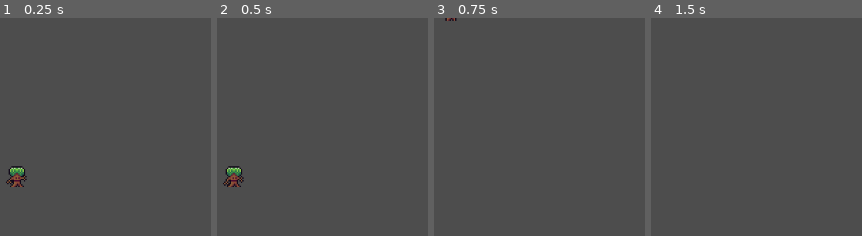
Above: before the commit, frames 1-4 (left to right).
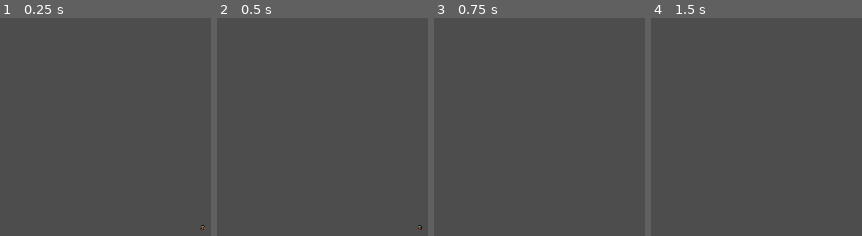
Above: after the commit, the same moments.

Repository: lewis785/ludum-dare-53
Game: Godot game, scene res://scenes/main.tscn
Two runs of this game, one before a commit and one after it. Both use one fixed random seed, a clock stepped at 60 frames per second and the inputs below.
Inputs:
- Up to frame 1 (0.25 s): no input
- Up to frame 2 (0.5 s): no input
- Up to frame 3 (0.75 s): tap Enter at 0.5 s; hold Right (ui_right) from 0.53 s (still down); hold S (camera_down) from 0.53 s (still down)
- Up to frame 4 (1.5 s): tap Space at 1.25 s; release Right (ui_right) at 1.28 s; release S (camera_down) at 1.28 s; hold Left (ui_left) from 1.28 s (still down); tap A (camera_left) at 1.35 s

The runs differ from the first frame. In frame 1, 0.7% of the frame differs, in the area x 2-98%, y 67-98%; in frame 2, 0.7%; in frame 3, less than 0.1%; in frame 4, nothing differs.

Commit message:
Added Town Spawning - (Scale of spawning is currently off) - Removed leftover print statement from terrain_gen

Diff:
--- a/scenes/Camera/Camera.tscn
+++ b/scenes/Camera/Camera.tscn
@@ -5,4 +5,7 @@
 [node name="Camera" type="Node2D"]
 
 [node name="Camera2D" type="Camera2D" parent="."]
+position = Vector2(-4, 0)
+zoom = Vector2(0.224, 0.224)
 script = ExtResource("1_67m5s")
+camera_speed = 200
--- a/scenes/map/map_initialise.gd
+++ b/scenes/map/map_initialise.gd
@@ -11,10 +11,5 @@
 
 # Called when the node enters the scene tree for the first time.
 func _ready():
-	var terrain_gen = TG.new(tilemap, width, height, noise_gate)
-	#var map_populate = MP.new(width, height, map_sectors)
-
-
-# Called every frame. 'delta' is the elapsed time since the previous frame.
-func _process(delta):
-	pass
+	TG.new(tilemap, width, height, noise_gate)
+	MP.new(tilemap, get_tree(), width, height, map_sectors)
--- a/scenes/map/map_populate.gd
+++ b/scenes/map/map_populate.gd
@@ -1,21 +1,39 @@
-extends Node
-
-@export var map_sectors = 9;
-@export var width = 1200;
-@export var height = 1200;
+var width = 900;
+var height = 900;
+var map_sectors;
 
 var sector_width = width / 3
 var sector_height = height / 3
 var town_turret_range = sector_width/10
+
+var tilemap
+var tree
+var structure: PackedScene = preload("res://scenes/structure/structure.tscn")
 
 # Centre sector is spawn
 # Each Sector has a town
 # Each town has 1-3 turrets close but not adjacent
 # Maybe different types of turrets?
 
+
+
+func _init(local_tilemap, local_tree, local_width, local_height, local_map_sectors=9):
+	tilemap = local_tilemap
+	tree = local_tree
+
+	width = local_width
+	height = local_height
+	map_sectors = local_map_sectors
+
+	populate_map()
+
 func populate_map():
+	#print("TileMap Pos X:", tilemap.position.x, " Y:", tilemap.position.y)
+	#spawn_structure(5, 5)
 	for sector_num in map_sectors:
 		fill_sector(sector_num)
+
+	#spawn_structure(2, 2)
 
 func fill_sector(sector_number):
 	var x = (sector_number % 3) * sector_width
@@ -23,20 +41,21 @@
 
 	var town_x = randi_range(x + town_turret_range, (x+sector_width) - town_turret_range)
 	var town_y = randi_range(y + town_turret_range, (y+sector_height) - town_turret_range)
-	print("Spawn Town")
+	spawn_structure(town_x, town_y)
 
 	for n in randi_range(1,3):
 		#Spawn turret within range of town
-		print("Spawn turret")
+		#print("Spawn turret")
+		pass
 
-
+func fill_spawn_sector():
 	pass
 
-# Called when the node enters the scene tree for the first time.
-func _ready():
-	pass # Replace with function body.
-
-
-# Called every frame. 'delta' is the elapsed time since the previous frame.
-func _process(delta):
-	pass
+func spawn_structure(x,y):
+	if structure:
+		var local_position =  tilemap.map_to_local(Vector2i(x,y)) /3
+		var instanced_structure = structure.instantiate()
+		tree.current_scene.add_child.call_deferred(instanced_structure)
+		instanced_structure.global_position = tilemap.to_global(local_position)
+		print("Town Grid Coord at X:", x, "  Y:", y)
+		print("Spawned Town at X:", instanced_structure.global_position.x, "  Y:", instanced_structure.global_position.y)
--- a/scenes/map/terrain_gen.gd
+++ b/scenes/map/terrain_gen.gd
@@ -1,11 +1,10 @@
-extends Node
-
 var tilemap
 var width
 var height
 var noise_gate
 
 var noise_map = []
+
 func _init(local_tilemap, local_width, local_height, local_noise_gate):
 	tilemap = local_tilemap
 	width = local_width
@@ -40,7 +39,7 @@
 func fill_map():
 	var terrain_count = tilemap.tile_set.get_terrain_sets_count()
 	for x in width:
-		print("X:", x)
+		#print("X:", x)
 		for y in height:
 			#print("Y:", y)
 			var list_of_tiles = [Vector2i(x-1,y-1),Vector2i(x,y-1),Vector2i(x+1,y-1)
@@ -57,14 +56,6 @@
 				tilemap.set_cell(0, Vector2i(x,y),0, Vector2i(7,6))
 			else:
 				tilemap.set_cell(0, Vector2i(x,y),0, Vector2i(4,7))
-
-func recalculate_map():
-	for n in (width*height):
-		var randx = randi_range(0, width)
-		var randy = randi_range(0, height)
-		var terrain = cell_terrain(randx,randy)
-		tilemap.set_cells_terrain_connect(0, [Vector2i(randx, randy)], 0, terrain, true)
-
 
 func cell_terrain(x,y):
 	#if randf_range(0,4) > cell_noise(x,y):
Not shown, changed: .gitignore
